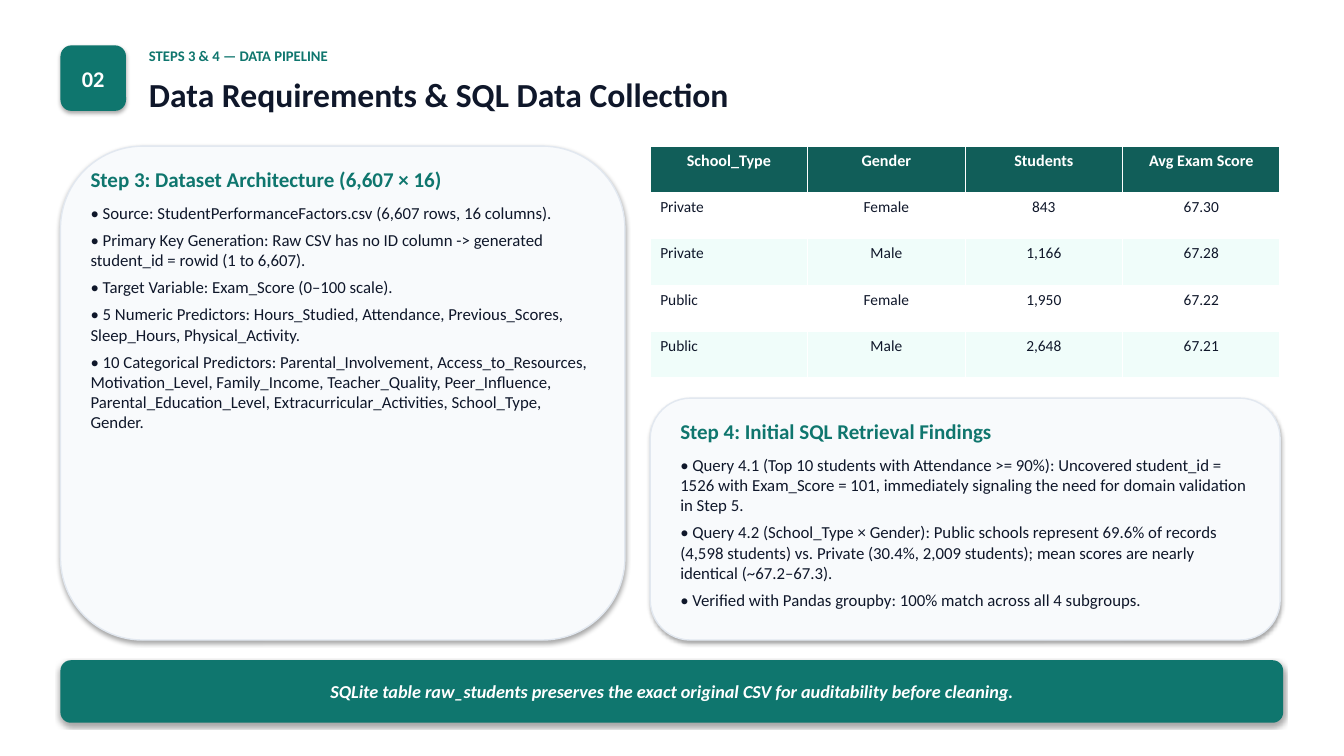
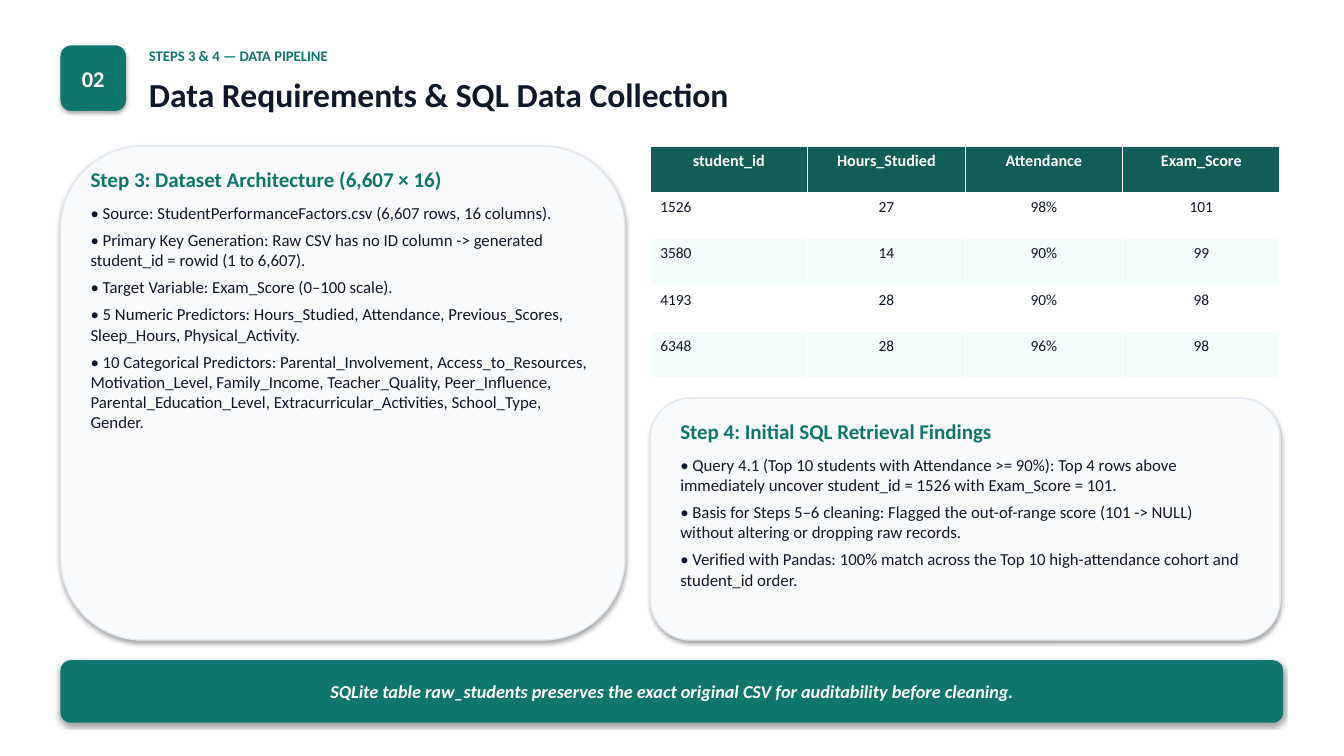
Before and after one commit to baole16/ADY201m, a slide deck: slide 4 of 2_Slide/Slide.pptx. Drawn at 1344x756 pixels with LibreOffice and Linux fonts; fonts in the diff are those of the drawing. Boxes give left, top, right and bottom in pixels: in the first picture for what was removed or moved away, otherwise in the second. Text is boxed around its words. In the diff, an @@ line names an element or a change of style, - is before the commit and + after.

Commit message:
Remove Query 4.2 and update SQL pipeline to 13 queries

```diff
--- a/2_Slide/Slide.pptx
+++ b/2_Slide/Slide.pptx
@@ table at (x1=650, y1=146, x2=1279, y2=378) @@
-row 1: School_Type | Gender | Students | Avg Exam Score
+row 1: student_id | Hours_Studied | Attendance | Exam_Score
-row 2: Private | Female | 843 | 67.30
+row 2: 1526 | 27 | 98% | 101
-row 3: Private | Male | 1,166 | 67.28
+row 3: 3580 | 14 | 90% | 99
-row 4: Public | Female | 1,950 | 67.22
+row 4: 4193 | 28 | 90% | 98
-row 5: Public | Male | 2,648 | 67.21
+row 5: 6348 | 28 | 96% | 98
@@ text at (x1=680, y1=459, x2=1239, y2=589): text changed @@
-• Query 4.1 (Top 10 students with Attendance >= 90%): Uncovered student_id = 1526 with Exam_Score = 101, immediately signaling the need for domain validation in Step 5.
-• Query 4.2 (School_Type × Gender): Public schools represent 69.6% of records (4,598 students) vs. Private (30.4%, 2,009 students); mean scores are nearly identical (~67.2–67.3).
-• Verified with Pandas groupby: 100% match across all 4 subgroups.
+• Query 4.1 (Top 10 students with Attendance >= 90%): Top 4 rows above immediately uncover student_id = 1526 with Exam_Score = 101.
+• Basis for Steps 5–6 cleaning: Flagged the out-of-range score (101 -> NULL) without altering or dropping raw records.
+• Verified with Pandas: 100% match across the Top 10 high-attendance cohort and student_id order.
```
Also in this commit, not shown: 2 other slides changed, 16 other files.
